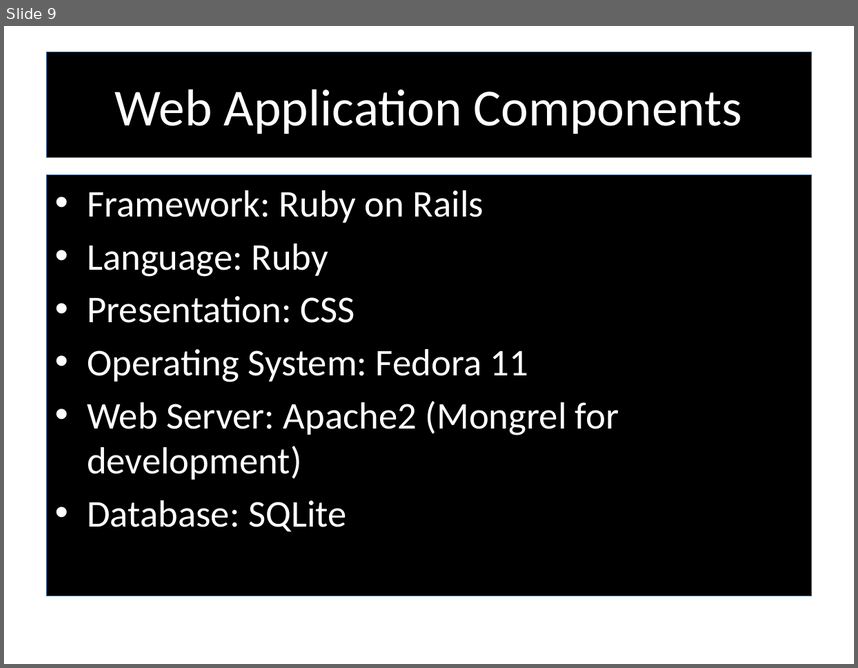
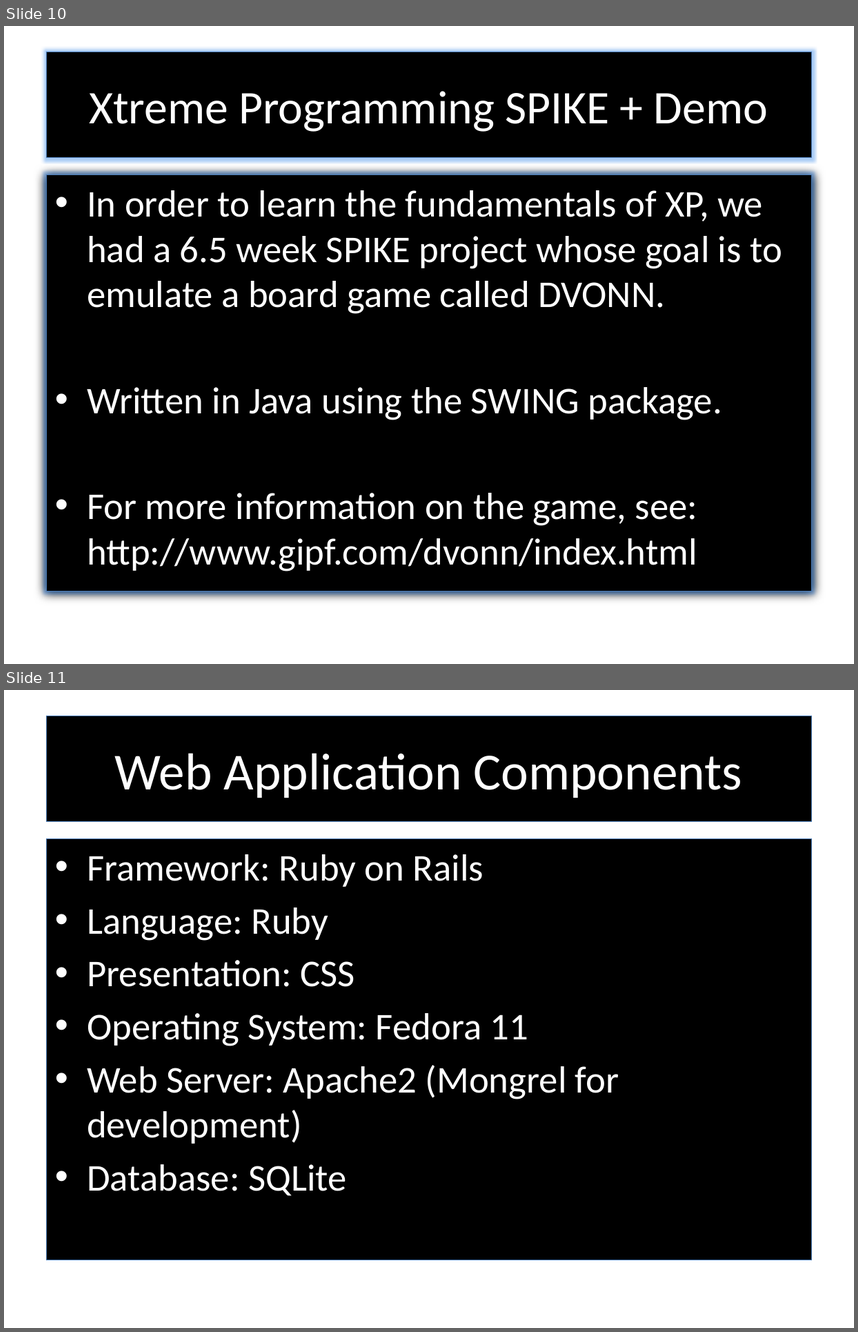
Before and after one commit to RedTeamCOSC470/Documentation, a slide deck: Stargazer.pptx. Shown one above the other, each under a label of ours: slide 9 before the commit, slides 10 and 11 after it. The pictures are 858x668 and 858x1332 pixels, drawn with LibreOffice and Linux fonts; fonts in the diff are those of the drawing; background and template pictures are left out. Boxes give left, top, right and bottom in pixels: in the first picture for what was removed or moved away, otherwise in the second. Text is boxed around its words. In the diff, an @@ line names an element or a change of style, - is before the commit and + after.

```diff
--- a/Stargazer.pptx
+++ b/Stargazer.pptx
@@ slide 10 added at (x1=4, y1=26, x2=854, y2=664), background picture (left out) @@
@@ title added at (x1=47, y1=52, x2=811, y2=158), fill #000000, outline #4F81BD 0.75 pt, 39.6 pt, text #FFFFFF @@
+Xtreme Programming SPIKE + Demo
@@ text added at (x1=47, y1=175, x2=811, y2=590), fill #000000, outline #4F81BD 0.75 pt, 32 pt, text #FFFFFF @@
+• In order to learn the fundamentals of XP, we had a 6.5 week SPIKE project whose goal is to emulate a board game called DVONN.
+• Written in Java using the SWING package.
+• For more information on the game, see: http://www.gipf.com/dvonn/index.html
@@ what was slide 9 is now slide 11 @@
```
Also in this commit, not shown: 3 slides changed, 3 other slides added, 2 slides removed, 2 other files.
